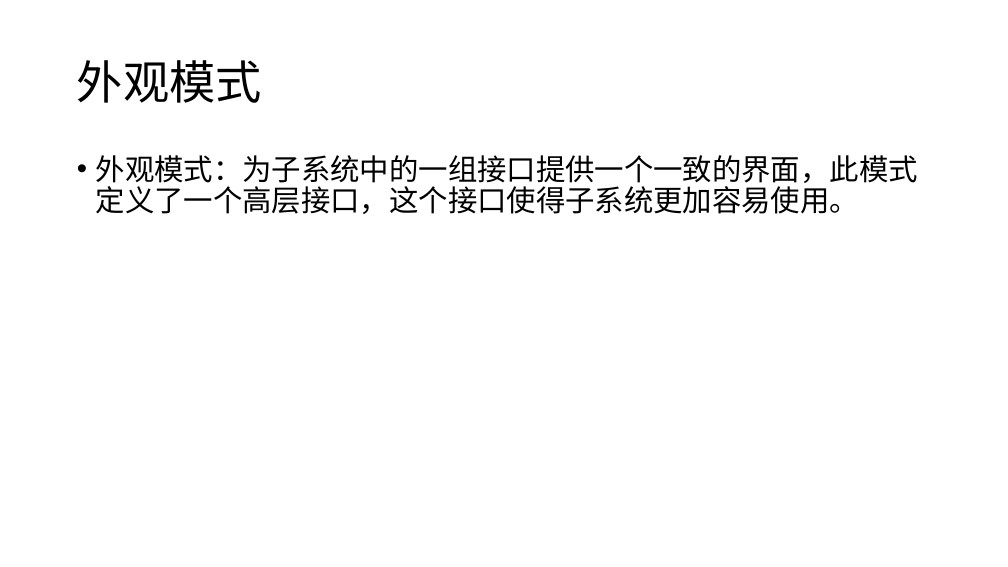
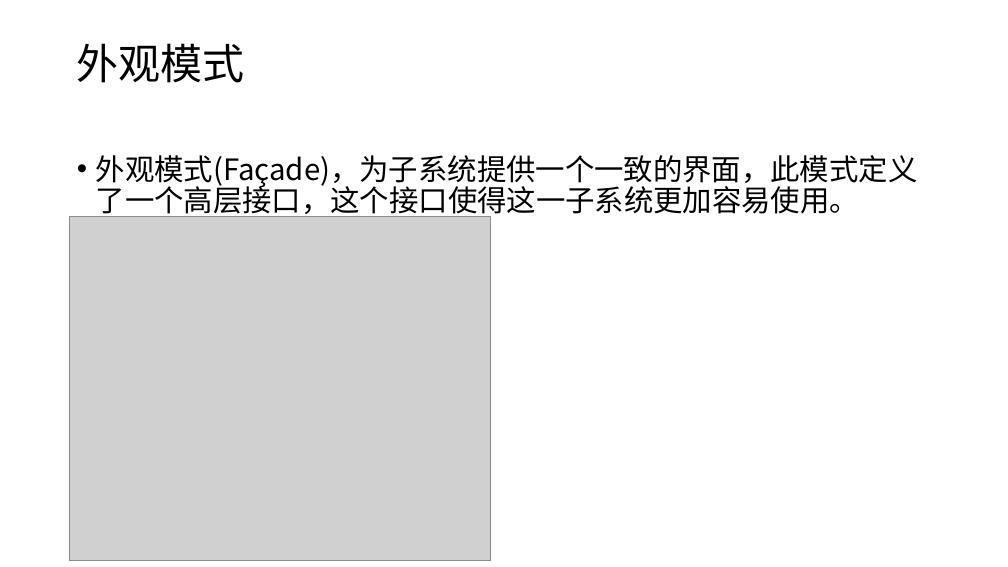
Before and after one commit to CYZZ/shejimoshi, a slide deck: slide 13 of 0329分享会资料/设计模式0328.pptx (slide 11 before the commit). Drawn at 1008x567 pixels with LibreOffice and Linux fonts; fonts in the diff are those of the drawing; grey boxes stand for pictures. Boxes give left, top, right and bottom in pixels: in the first picture for what was removed or moved away, otherwise in the second. Text is boxed around its words. In the diff, an @@ line names an element or a change of style, - is before the commit and + after.

```diff
--- a/0329分享会资料/设计模式0328.pptx
+++ b/0329分享会资料/设计模式0328.pptx
@@ title "外观模式" at (x1=77, y1=43, x2=245, y2=83): size 44 to 40 pt @@
@@ text at (x1=96, y1=155, x2=918, y2=220): text changed @@
-• 外观模式：为子系统中的一组接口提供一个一致的界面，此模式定义了一个高层接口，这个接口使得子系统更加容易使用。
+• 外观模式(Façade)，为子系统提供一个一致的界面，此模式定义了一个高层接口，这个接口使得这一子系统更加容易使用。
@@ picture added at (x1=70, y1=216, x2=491, y2=560) @@
```
Also in this commit, not shown: 5 other slides changed, 4 slides added, 21 other files.
